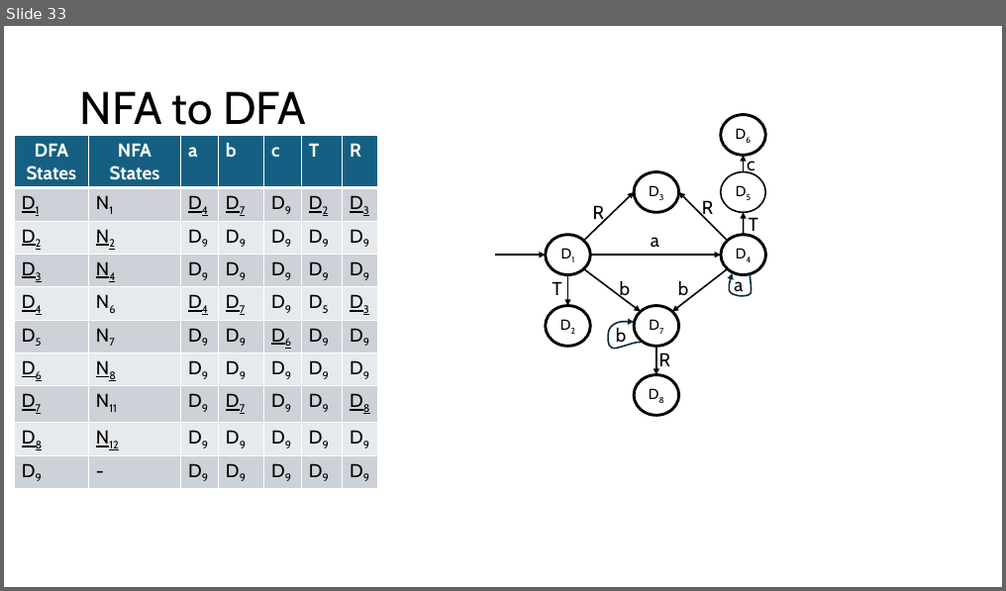
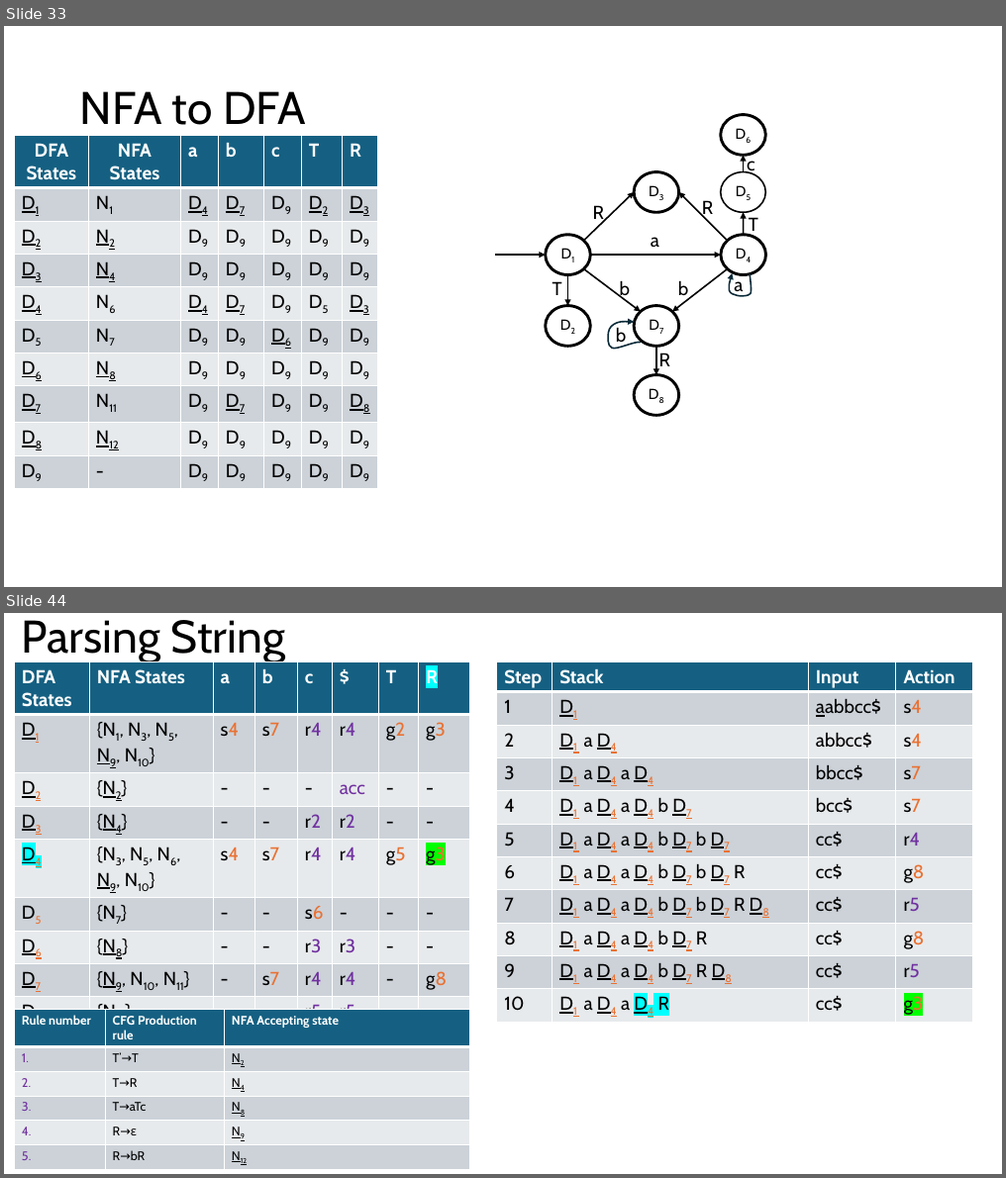
Before and after one commit to Danieldv-s/Research-Materials, a slide deck: Syntax-Analysis/Section2.13Expansion.pptx. Shown one above the other, each under a label of ours: slide 33 before the commit, slides 33 and 44 after it; the slides between them are not shown. The pictures are 1006x591 and 1006x1178 pixels, drawn with LibreOffice and Linux fonts; fonts in the diff are those of the drawing. Boxes give left, top, right and bottom in pixels: in the first picture for what was removed or moved away, otherwise in the second. Text is boxed around its words. In the diff, an @@ line names an element or a change of style, - is before the commit and + after.

```diff
--- a/Syntax-Analysis/Section2.13Expansion.pptx
+++ b/Syntax-Analysis/Section2.13Expansion.pptx
@@ slide 44 added at [4, 613, 1002, 1174], background #FFFFFF @@
@@ title added at [22, 620, 285, 663], 44 pt, text #000000 @@
+Parsing String
@@ table added at [15, 662, 469, 1169], 9 rows, 8 columns @@
+DFA States | NFA States | a | b | c | $ | T | R
+D1 | {N1, N3, N5, N9, N10} | s4 | s7 | r4 | r4 | g2 | g3
+D2 | {N2} | - | - | - | acc | - | -
+D3 | {N4} | - | - | r2 | r2 | - | -
+D4 | {N3, N5, N6, N9, N10} | s4 | s7 | r4 | r4 | g5 | g3
+D5 | {N7} | - | - | s6 | - | - | -
+D6 | {N8} | - | - | r3 | r3 | - | -
+D7 | {N9, N10, N11} | - | s7 | r4 | r4 | - | g8
+D8 | {N12} | - | - | r5 | r5 | - | -
@@ table added at [497, 662, 972, 1021], 11 rows, 4 columns @@
+Step | Stack | Input | Action
+1 | D1 | aabbcc$ | s4
+2 | D1 a D4 | abbcc$ | s4
+3 | D1 a D4 a D4 | bbcc$ | s7
+4 | D1 a D4 a D4 b D7 | bcc$ | s7
+5 | D1 a D4 a D4 b D7 b D7 | cc$ | r4
+6 | D1 a D4 a D4 b D7 b D7 R | cc$ | g8
+7 | D1 a D4 a D4 b D7 b D7 R D8 | cc$ | r5
+8 | D1 a D4 a D4 b D7 R | cc$ | g8
+9 | D1 a D4 a D4 b D7 R D8 | cc$ | r5
+10 | D1 a D4 a D4 R | cc$ | g3
@@ table added at [15, 1009, 469, 1166], 6 rows, 3 columns @@
+Rule number | CFG Production rule | NFA Accepting state
+1. | T’→T | N2
+2. | T→R | N4
+3. | T→aTc | N8
+4. | R→ε | N9
+5. | R→bR | N12
```
Also in this commit, not shown: 2 slides changed, 19 other slides added.
